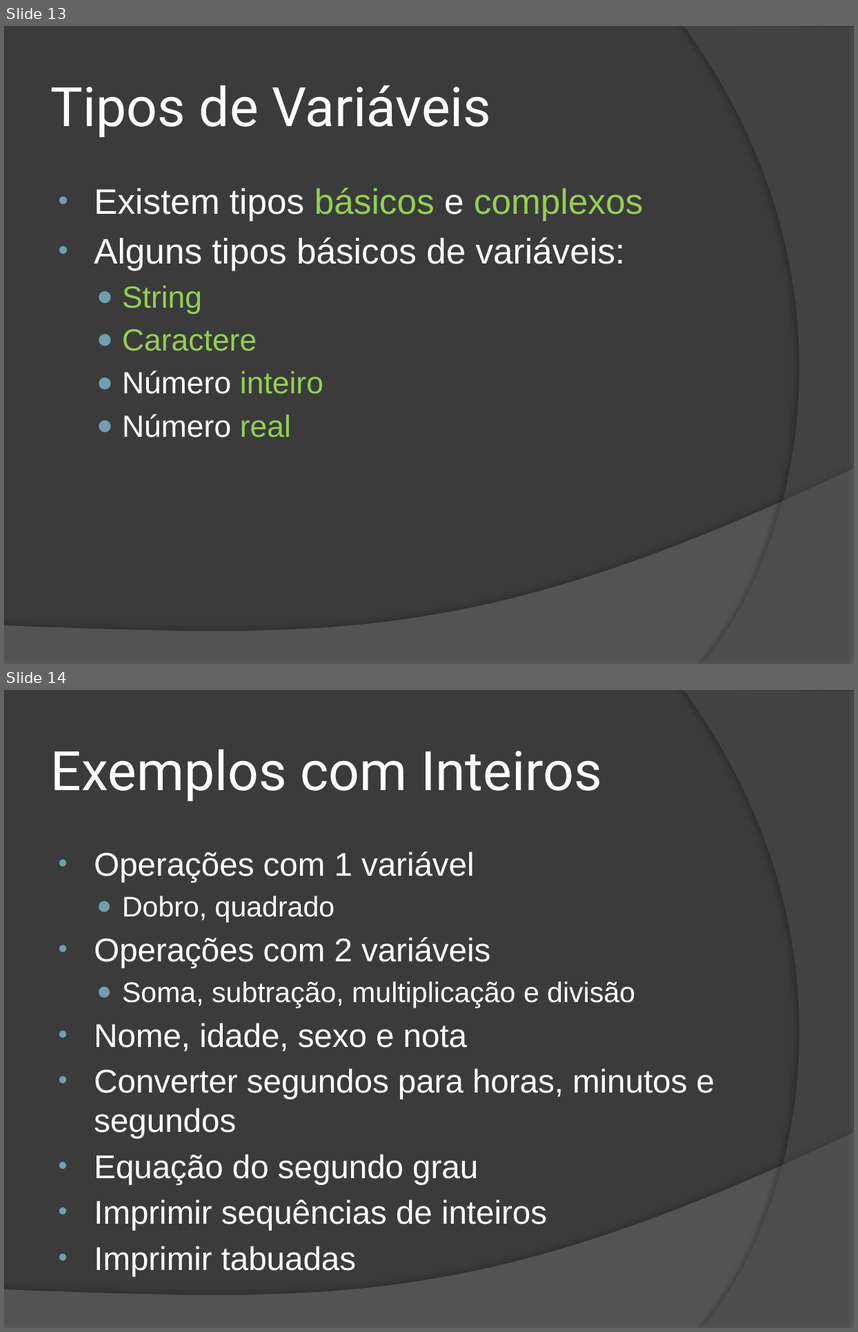
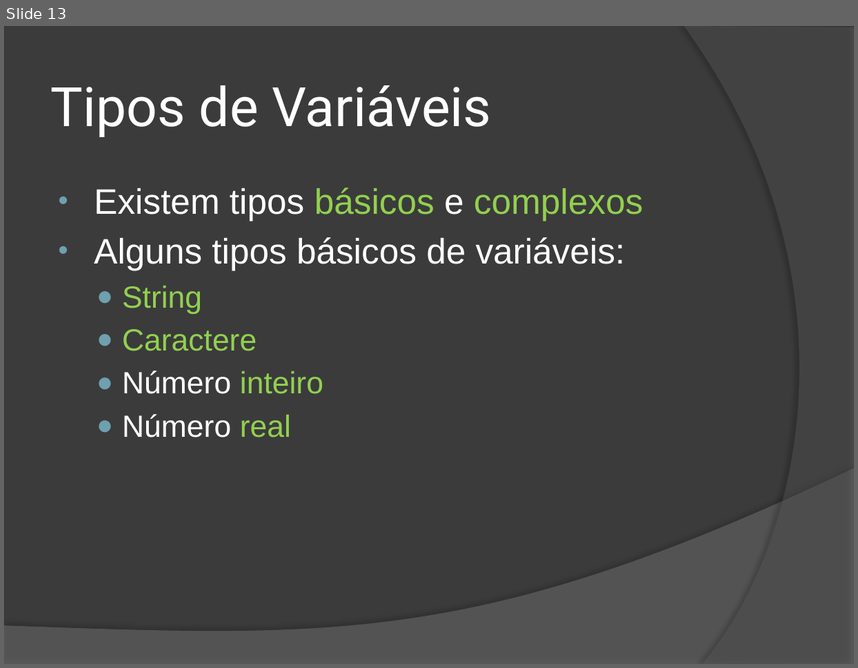
Before and after one commit to wind39/wind39.github.io, a slide deck: curso/modulo1capitulo2.pptx. Shown one above the other, each under a label of ours: slides 13 and 14 before the commit, slide 13 after it. The pictures are 858x1332 and 858x668 pixels, drawn with LibreOffice and Linux fonts; fonts in the diff are those of the drawing. Boxes give left, top, right and bottom in pixels: in the first picture for what was removed or moved away, otherwise in the second. Text is boxed around its words. In the diff, an @@ line names an element or a change of style, - is before the commit and + after.

```diff
--- a/curso/modulo1capitulo2.pptx
+++ b/curso/modulo1capitulo2.pptx
@@ slide 14 removed at [4,690,854,1328], background #3B3B3B; not listed: 2 template elements that a slide beside it also shows @@
@@ title removed at [51,749,602,801] @@
-Exemplos com Inteiros
@@ text removed at [94,851,714,1276] @@
-• Operações com 1 variável
-  ● Dobro, quadrado
-• Operações com 2 variáveis
-  ● Soma, subtração, multiplicação e divisão
-• Nome, idade, sexo e nota
-• Converter segundos para horas, minutos e segundos
-• Equação do segundo grau
-• Imprimir sequências de inteiros
-• Imprimir tabuadas
```
Also in this commit, not shown: 6 other files.
